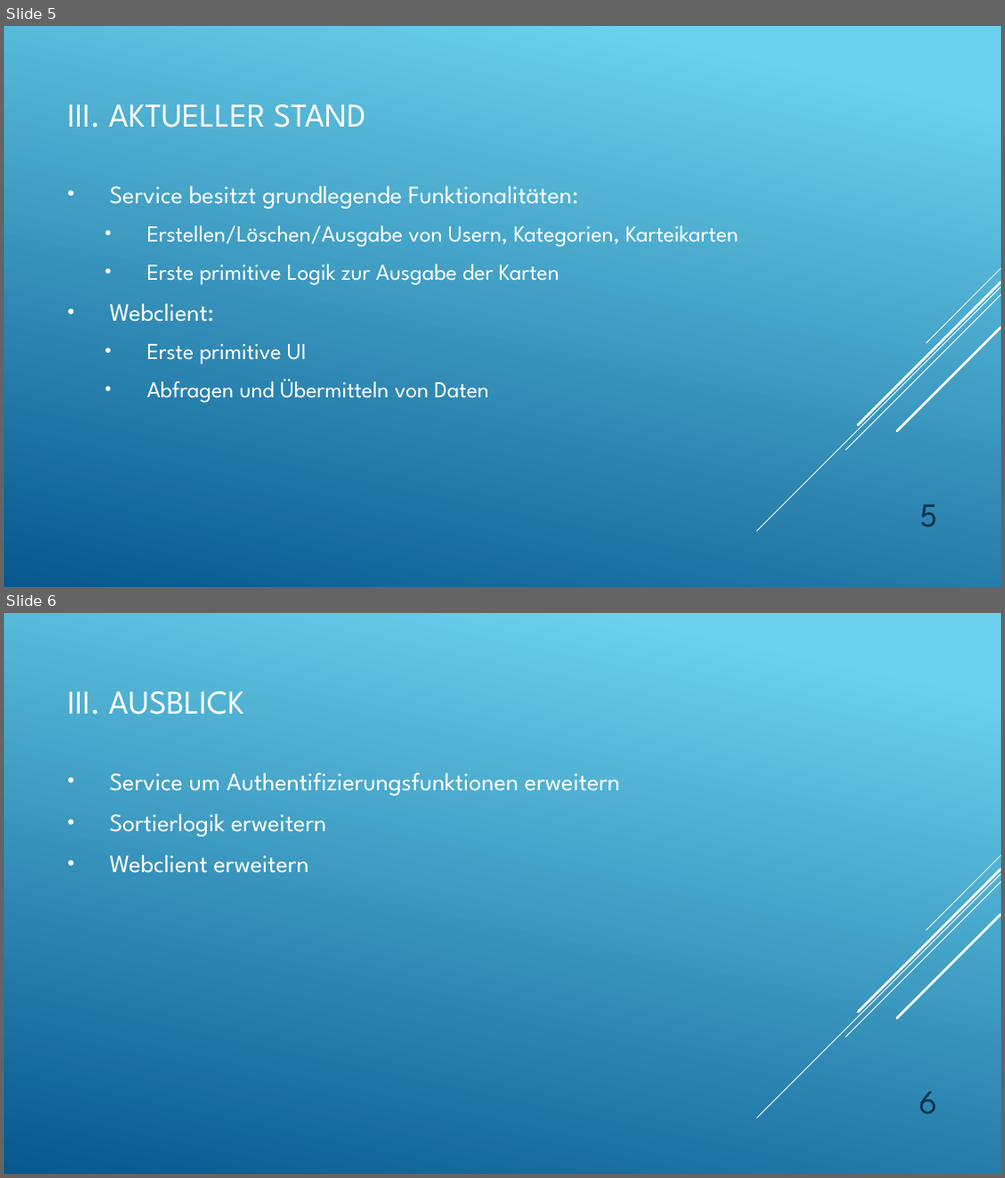
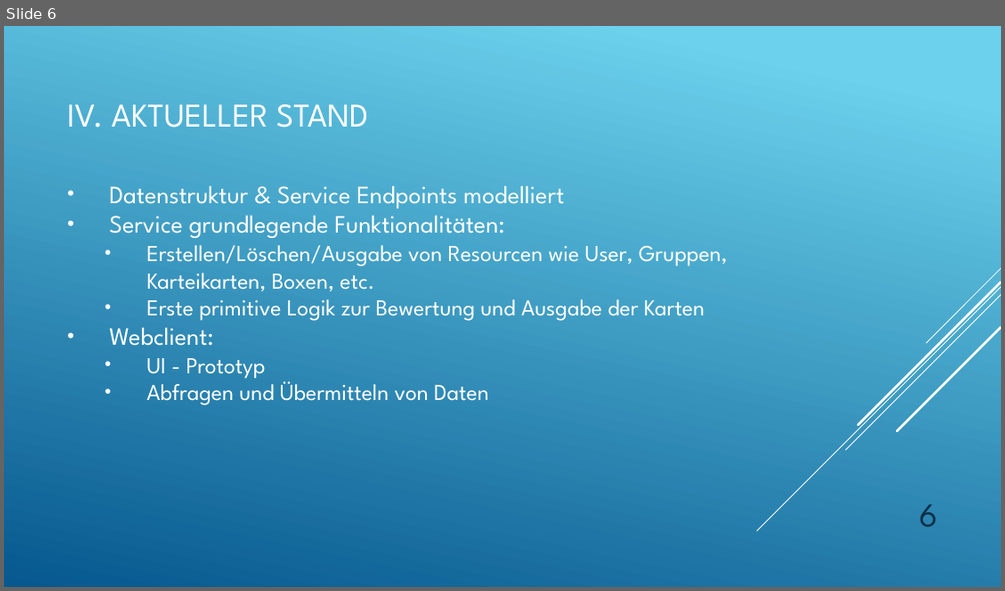
Before and after one commit to BuLLan/SCC_FlashCards, a slide deck: Zwischenpräsentation.pptx. Shown one above the other, each under a label of ours: slides 5 and 6 before the commit, slide 6 after it. The pictures are 1005x1178 and 1005x591 pixels, drawn with LibreOffice and Linux fonts; fonts in the diff are those of the drawing. Boxes give left, top, right and bottom in pixels: in the first picture for what was removed or moved away, otherwise in the second. Text is boxed around its words. In the diff, an @@ line names an element or a change of style, - is before the commit and + after.

```diff
--- a/Zwischenpräsentation.pptx
+++ b/Zwischenpräsentation.pptx
@@ slide 6 removed at (4,613,1001,1174), background gradient #6ED2EB to #06588E; not listed: 5 template elements that a slide beside it also shows @@
@@ title removed at (67,691,244,714) @@
-III. AUSBLICK
@@ text removed at (110,772,620,873) @@
-• Service um Authentifizierungsfunktionen erweitern
-• Sortierlogik erweitern
-• Webclient erweitern
@@ page number removed at (919,1091,937,1114) @@
-6
@@ what was slide 5 is now slide 6 @@
@@ slide 6 changed as well @@
@@ text at (67,104,368,127): text changed @@
-III. AKTUELLER STAND
+IV. AKTUELLER STAND
@@ text at (109,185,728,321): text changed @@
-• Service besitzt grundlegende Funktionalitäten:
-  • Erstellen/Löschen/Ausgabe von Usern, Kategorien, Karteikarten
-  • Erste primitive Logik zur Ausgabe der Karten
+• Datenstruktur & Service Endpoints modelliert
+• Service grundlegende Funktionalitäten:
+  • Erstellen/Löschen/Ausgabe von Resourcen wie User, Gruppen, Karteikarten, Boxen, etc.
+  • Erste primitive Logik zur Bewertung und Ausgabe der Karten
@@ text at (146,358,266,378): text changed @@
-  • Erste primitive UI
+  • UI - Prototyp
@@ text at (146,377,489,405): less space between paragraphs @@
@@ page number at (919,504,937,527): text changed @@
-5
+6
```
Also in this commit, not shown: 4 other slides changed, 2 slides added, 11 other files.
